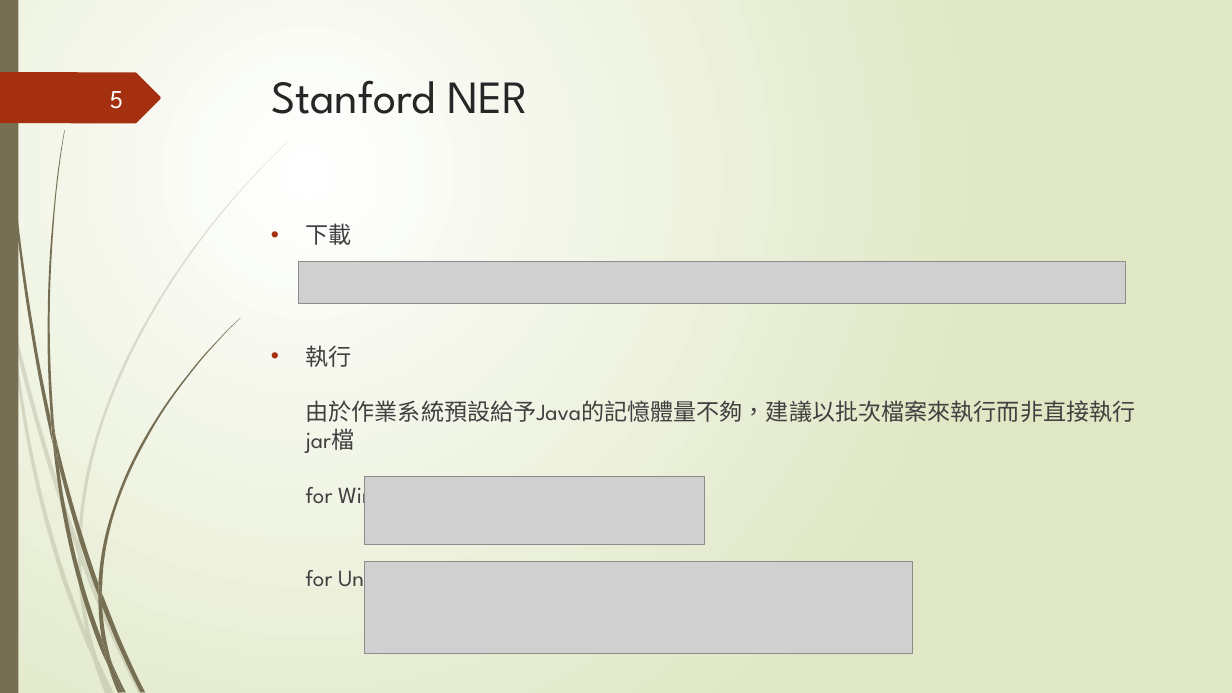
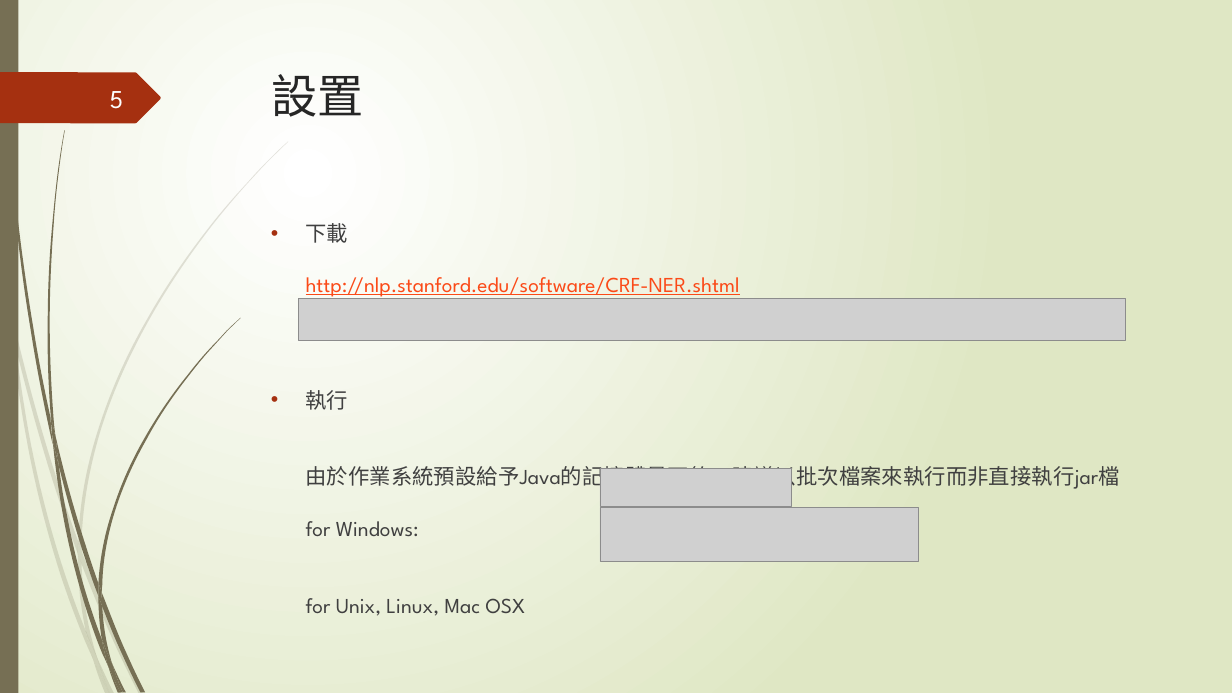
Before and after one commit to kather0912888/PPT, a slide deck: slide 5 of stanford ner.pptx. Drawn at 1232x693 pixels with LibreOffice and Linux fonts; fonts in the diff are those of the drawing; grey boxes stand for pictures. Boxes give left, top, right and bottom in pixels: in the first picture for what was removed or moved away, otherwise in the second. Text is boxed around its words. In the diff, an @@ line names an element or a change of style, - is before the commit and + after.

Commit message:
未包含程式化跟中文執行結果

```diff
--- a/stanford ner.pptx
+++ b/stanford ner.pptx
@@ title at (x1=271, y1=74, x2=363, y2=117): text changed @@
-Stanford NER
+設置
@@ text at (x1=306, y1=223, x2=1120, y2=616): text changed; size 18 to 16.6 pt @@
-• 下載
-• 執行
-  由於作業系統預設給予Java的記憶體量不夠，建議以批次檔案來執行而非直接執行jar檔
-  for Windows:
-  for Unix, Linux, MacOSX
+• 下載
+  http://nlp.stanford.edu/software/CRF-NER.shtml
+• 執行
+  由於作業系統預設給予Java的記憶體量不夠，建議以批次檔案來執行而非直接執行jar檔
+  for Windows:
+  for Unix, Linux, Mac OSX
@@ picture moved from (x1=299, y1=262, x2=1126, y2=304) to (x1=299, y1=299, x2=1126, y2=341) @@
@@ picture resized from (x1=364, y1=477, x2=705, y2=545) to (x1=600, y1=469, x2=791, y2=506) @@
@@ picture resized from (x1=364, y1=561, x2=913, y2=653) to (x1=600, y1=507, x2=919, y2=561) @@
```
Also in this commit, not shown: 4 other slides changed, 9 slides added, 2 slides removed.
